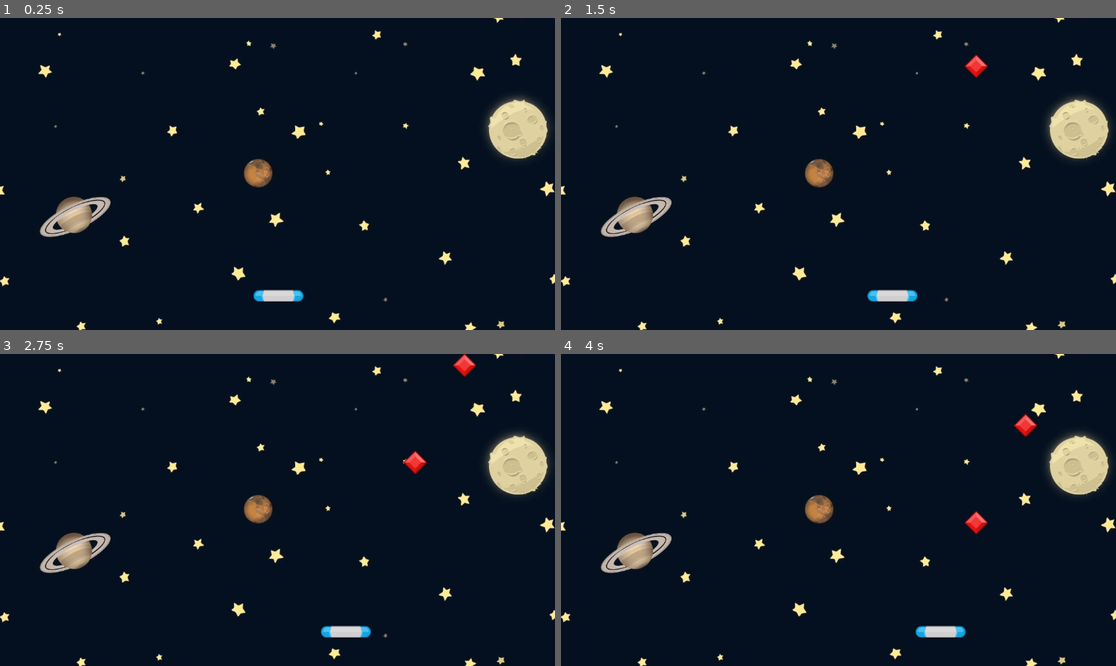
Above: before the commit, frames 1-4 (two rows, left to right).
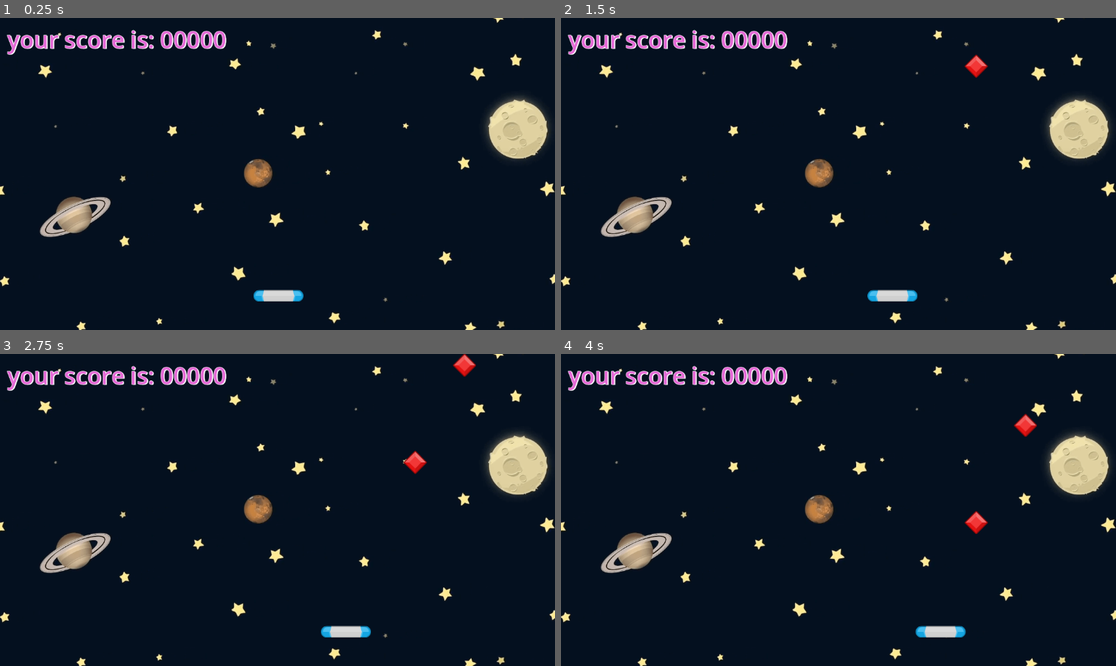
Above: after the commit, the same moments.

Repository: MohammadShool/godot-gem-catcher
Game: Godot game, scene res://scenes/game.tscn
Same seed, same stepped clock (60 frames per second), same inputs: the game is played once before the commit and once after it.
Inputs:
- Up to frame 1 (0.25 s): no input
- Up to frame 2 (1.5 s): hold D (right) 0.53-1.28 s; hold A (left) from 1.28 s (still down)
- Up to frame 3 (2.75 s): release A (left) at 2.03 s; hold D (right) from 2.03 s (still down)
- Up to frame 4 (4 s): release D (right) at 3.53 s; hold A (left) from 3.53 s (still down)

The runs differ from the first frame. In frame 1, 1.3% of the frame differs, in the area x 1-41%, y 3-12%; in frame 2, 1.3%; in frame 3, 1.3%; in frame 4, 1.3%.

Commit message:
count player score and show on viewport

Diff:
--- a/scenes/game.gd
+++ b/scenes/game.gd
@@ -1,9 +1,14 @@
 extends Node2D
 
 @export var gem_scene: PackedScene
+
+@onready var score_label: Label = $Label
+
+var _score: int = 0
 # Called when the node enters the scene tree for the first time.
 func _ready() -> void:
 	spawn_gem()
+	format_score_label()
 
 
 # Called every frame. 'delta' is the elapsed time since the previous frame.
@@ -22,3 +27,12 @@
 
 func _on_timer_timeout() -> void:
 	spawn_gem()
+
+
+func _on_paddle_area_entered(area: Area2D) -> void:
+	_score+=1
+	area.queue_free()
+	format_score_label()
+
+func format_score_label ():
+	score_label.text= "your score is: %05d" % (_score)
--- a/scenes/game.tscn
+++ b/scenes/game.tscn
@@ -22,5 +22,20 @@
 wait_time = 2.0
 autostart = true
 
+[node name="Label" type="Label" parent="."]
+offset_left = 15.0
+offset_top = 11.0
+offset_right = 172.0
+offset_bottom = 70.0
+theme_override_colors/font_color = Color(0.898311, 0.413551, 0.840278, 1)
+theme_override_colors/font_shadow_color = Color(1, 1, 1, 1)
+theme_override_colors/font_outline_color = Color(1, 1, 1, 1)
+theme_override_constants/shadow_offset_x = 2
+theme_override_constants/shadow_offset_y = 1
+theme_override_constants/outline_size = 3
+theme_override_font_sizes/font_size = 48
+text = "000"
+
+[connection signal="area_entered" from="Paddle" to="." method="_on_paddle_area_entered"]
 [connection signal="area_entered" from="Paddle" to="Paddle" method="_on_area_entered"]
 [connection signal="timeout" from="Timer" to="." method="_on_timer_timeout"]
